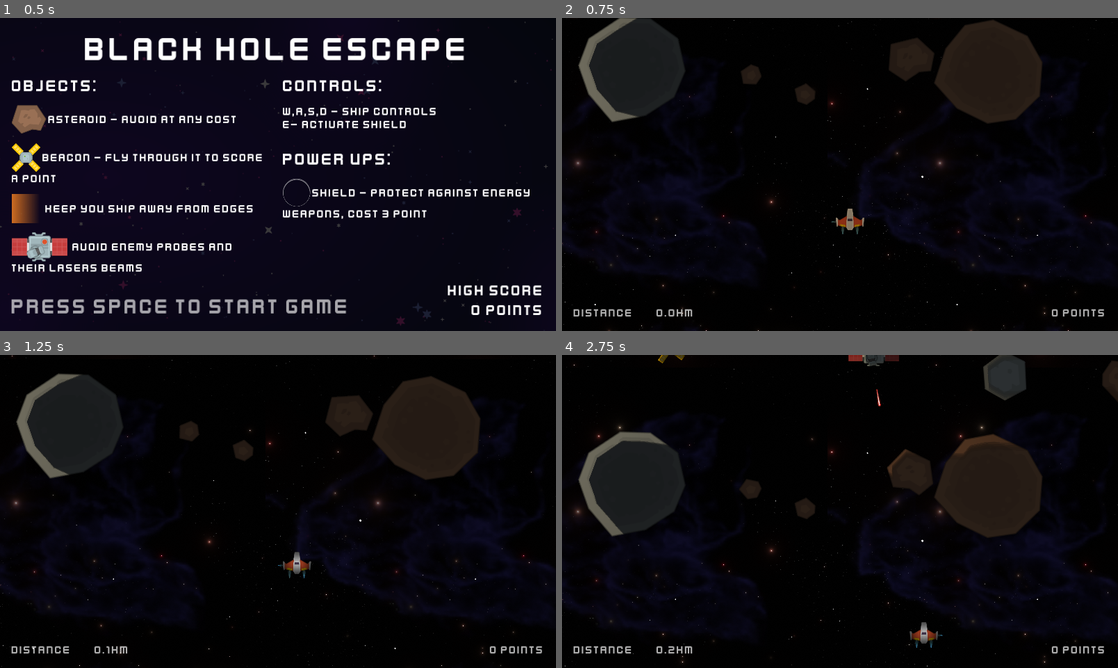
Above: before the commit, frames 1-4 (two rows, left to right).
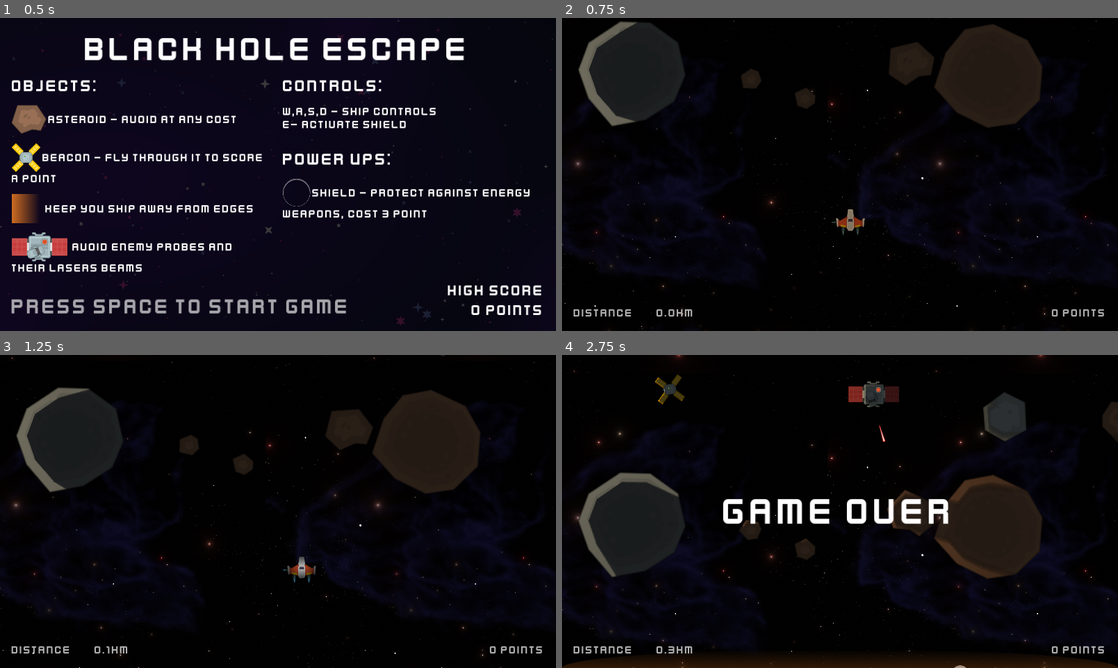
Above: after the commit, the same moments.

Repository: jstasiaczek/black_hole_escape
Game: Godot game, scene res://scenes/main/main.tscn
Same seed, same stepped clock (60 frames per second), same inputs: the game is played once before the commit and once after it.
Inputs:
- Up to frame 1 (0.5 s): no input
- Up to frame 2 (0.75 s): tap Space (action) at 0.5 s; hold D (right) from 0.53 s (still down); tap E (shield) at 0.6 s
- Up to frame 3 (1.25 s): keep holding D (right); tap W (forward) at 0.77 s
- Up to frame 4 (2.75 s): tap Space (action) at 1.35 s; tap W (forward) at 1.52 s; tap E (shield) at 1.55, 2.1 s; release D (right) at 2.03 s; hold A (left) from 2.03 s (still down)

Frame 1 is identical in both runs. In frame 2, 1.7% of the frame differs, in the area x 0-99%, y 0-100%; in frame 3, 5.5%; in frame 4, 19%, in the area x 0-100%, y 0-100%.

Commit message:
made game faster, some asteroid spawning optimizations

Diff:
--- a/managers/game_manager.gd
+++ b/managers/game_manager.gd
@@ -5,14 +5,14 @@
 const ASTEROID_GROUP: String = "asteroid"
 const ENEMY_GROUP: String = "enemy"
 const SHIELD_GROUP: String = "shield"
-const SHIP_BASE_MAIN_SPEED: float = 180
-const SHIP_BASE_SECONDARY_SPEED: float = 80
+const SHIP_BASE_MAIN_SPEED: float = 220
+const SHIP_BASE_SECONDARY_SPEED: float = 120
 const ASTEROID_COUNT_MIN: int = 4
 const ASTEROID_COUNT_MAX: int = 7
 const ASTEROID_TYPE_COUNT: int = 8
 const BEACON_SCORE_VALUE: int = 1
 const BEACON_WIDTH = 114
-const GRAVITY: float = 80
+const GRAVITY: float = 120
 const LASER_SPEED: int = 240
 const SHIELD_COST: int = 3
 
--- a/project.godot
+++ b/project.godot
@@ -69,4 +69,5 @@
 
 [rendering]
 
+textures/canvas_textures/default_texture_filter=2
 renderer/rendering_method="mobile"
--- a/scenes/asteroids/asteroid.gd
+++ b/scenes/asteroids/asteroid.gd
@@ -41,7 +41,7 @@
 		shadow_polygon.polygon = poly
 		shadow.occluder = shadow_polygon
 		shadow.position -= Vector2(width / 2.0, height/ 2.0)
-		shadow_container.add_child(shadow)
+		shadow_container.call_deferred("add_child", shadow)
 
 
 
@@ -50,7 +50,7 @@
 		var collision_polygon = CollisionPolygon2D.new()
 		collision_polygon.polygon = poly
 		collision_polygon.position -= Vector2(width / 2.0, height/ 2.0)
-		add_child(collision_polygon)
+		call_deferred("add_child", collision_polygon)
 
 # Called every frame. 'delta' is the elapsed time since the previous frame.
 func _process(delta):
@@ -58,9 +58,8 @@
 	if rotation_speed > 0:
 		rotation += rotation_speed * delta
 
-
 func _on_body_entered(body):
 	if body.is_in_group(GameManager.ASTEROID_DESTROY_GROUP):
-		queue_free()
+		call_deferred("queue_free")
 	elif body.is_in_group(GameManager.SHIP_GROUP):
 		SignalManager.on_ship_destroyed.emit()
--- a/scenes/beacon/beacon.gd
+++ b/scenes/beacon/beacon.gd
@@ -19,7 +19,6 @@
 	animated_sprite_2d.rotate(-rotate_value)
 
 func on_ship_destroyed():
-	set_physics_process(false)
 	set_process(false)
 
 func _process(delta):
--- a/scenes/game/game.gd
+++ b/scenes/game/game.gd
@@ -29,7 +29,6 @@
 	SignalManager.on_enemy_fire.connect(on_enemy_fire)
 
 func on_ship_destroyed():
-	set_physics_process(false)
 	set_process(false)
 	game_over_timer.start()
 	timer.stop()
@@ -105,7 +104,7 @@
 			-150+ offset + randf_range(-50.0, 50.0)
 			)
 		if  asteroid.position.x - radius > prev_pos+prev_radius or i == 0:
-			asteroid_container.add_child(asteroid)
+			asteroid_container.call_deferred("add_child", asteroid)
 			prev_pos = asteroid.position.x
 			prev_radius = radius
 
@@ -113,7 +112,7 @@
 	var laserIns = laser.instantiate()
 	laserIns.player_point = end_position
 	laserIns.position = start_position
-	laster_container.add_child(laserIns)
+	laster_container.call_deferred("add_child", laserIns)
 
 func _on_timer_timeout():
 	spawn_asteroid_selector()
--- a/scenes/game/game.tscn
+++ b/scenes/game/game.tscn
@@ -32,7 +32,7 @@
 [node name="asteroid_container" type="Node" parent="."]
 
 [node name="Timer" type="Timer" parent="."]
-wait_time = 3.0
+wait_time = 2.0
 autostart = true
 
 [node name="spawnMin" type="Marker2D" parent="."]
--- a/scenes/shield/shield.gd
+++ b/scenes/shield/shield.gd
@@ -19,7 +19,7 @@
 
 
 # Called every frame. 'delta' is the elapsed time since the previous frame.
-func _process(delta):
+func _process(_delta):
 	if Input.is_action_just_pressed("shield") and ship_destroyed == false:
 		if ScoreManager.get_score() >= GameManager.SHIELD_COST and visible == false:
 			visible = true
Not shown, changed: export_presets.cfg
Not shown, changed: .gitignore
Not shown, changed: html_release/index.html
Not shown, changed: html_release/index.pck
